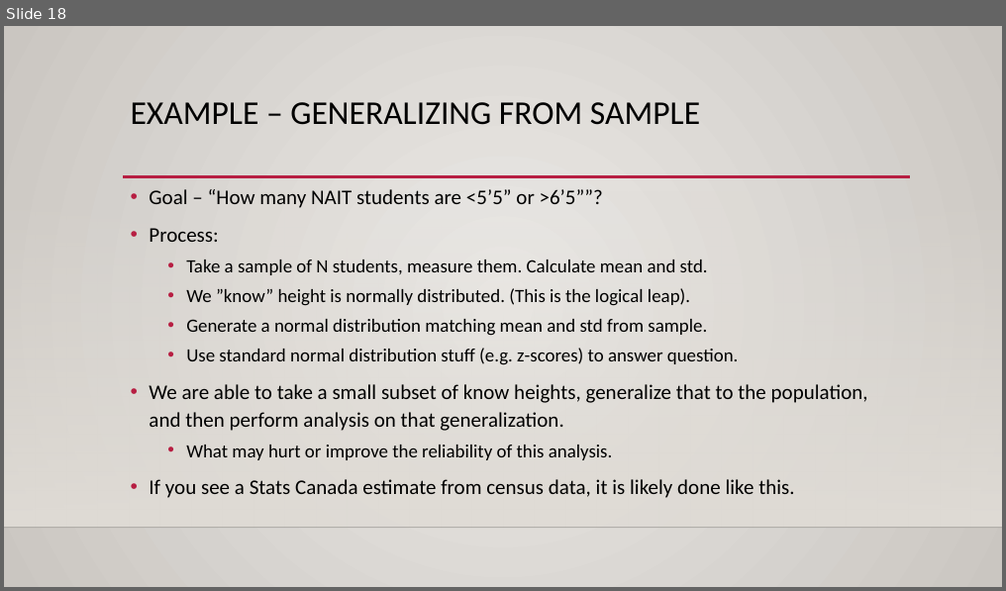
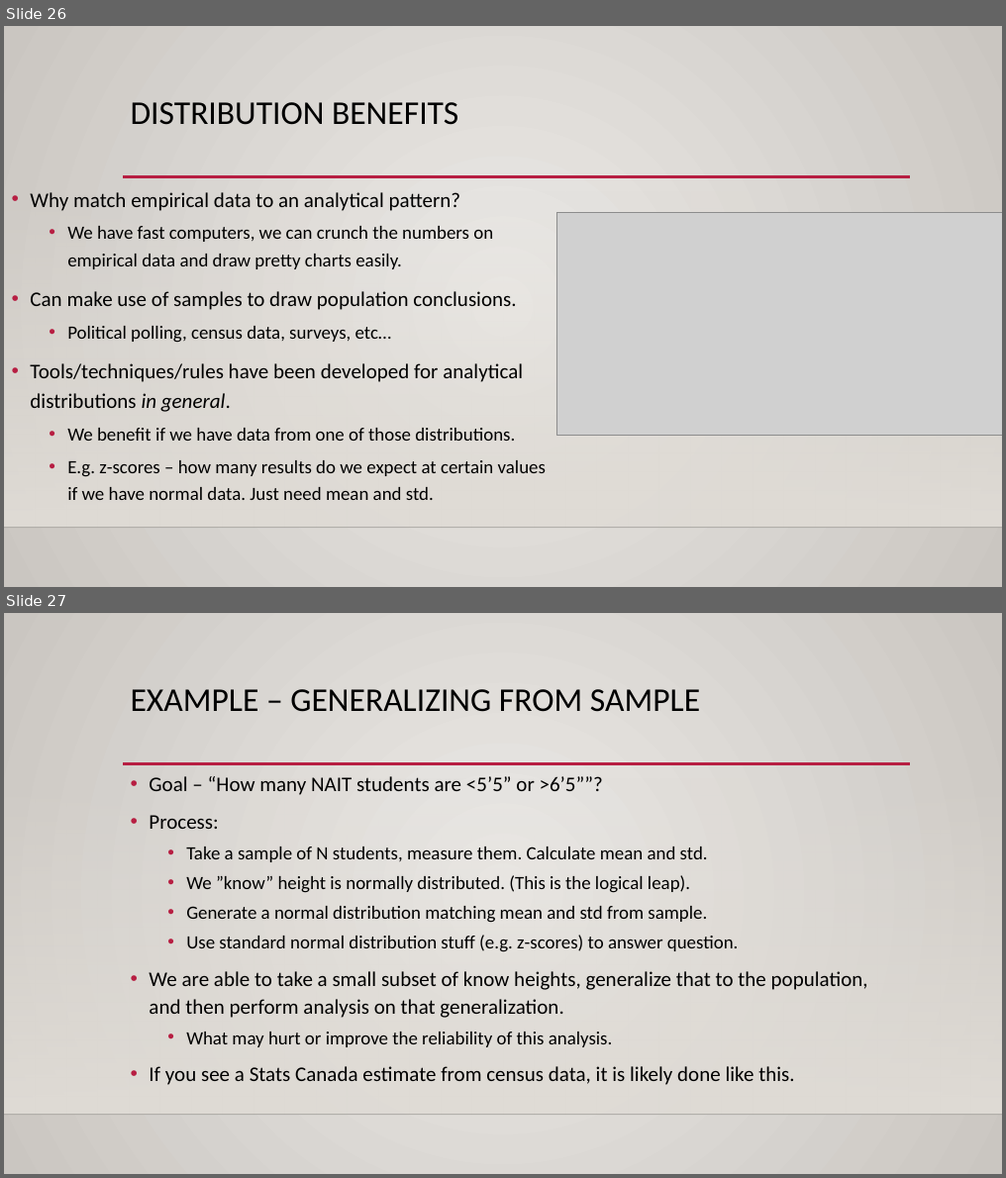
Before and after one commit to SedemSetor/Basic_Stats_in_Python_Student_Repository, a slide deck: reference_material/slides/003_Distribution_Basics.pptx. Shown one above the other, each under a label of ours: slide 18 before the commit, slides 26 and 27 after it. The pictures are 1006x591 and 1006x1178 pixels, drawn with LibreOffice and Linux fonts; fonts in the diff are those of the drawing; grey boxes stand for pictures; background and template pictures are left out. Boxes give left, top, right and bottom in pixels: in the first picture for what was removed or moved away, otherwise in the second. Text is boxed around its words. In the diff, an @@ line names an element or a change of style, - is before the commit and + after.

```diff
--- a/reference_material/slides/003_Distribution_Basics.pptx
+++ b/reference_material/slides/003_Distribution_Basics.pptx
@@ slide 26 added at [4,26,1002,587], background gradient #ECEAE7 to #CAC7C1; not listed: 3 template elements that a slide beside it also shows @@
@@ title added at [131,102,458,125], 32 pt, text #000000 @@
+DISTRIBUTION BENEFITS
@@ text added at [30,192,546,500], 18 pt, text #000000 @@
+• Why match empirical data to an analytical pattern?
+  • We have fast computers, we can crunch the numbers on empirical data and draw pretty charts easily.
+• Can make use of samples to draw population conclusions.
+  • Political polling, census data, surveys, etc…
+• Tools/techniques/rules have been developed for analytical distributions in general.
+  • We benefit if we have data from one of those distributions.
+  • E.g. z-scores – how many results do we expect at certain values if we have normal data. Just need mean and std.
@@ picture added at [556,213,1002,436] @@
@@ what was slide 18 is now slide 27 @@
```
Also in this commit, not shown: 8 slides changed, 9 other slides added, 2 other files.
